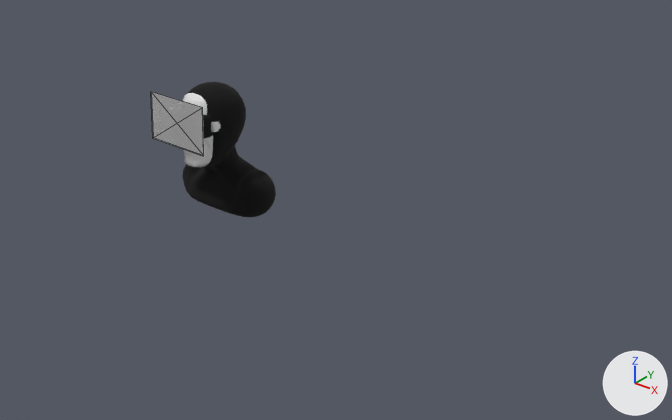
The glTF model docs/panzerfahrn.glb as it was, and as the next commit left it.
Both versions are drawn from a camera (50 mm lens) standing at (11.83, -9.59, 8.29) and looking at (3.52, 0.8, 1.85). Lighting does not change. The marker at lower right points along +X, +Y and +Z. Mesh edges are drawn as thin lines on the coarser meshes. Where no turn or scale is listed for an object, it has been applied to the vertices.

Names of what the first picture shows: 'face', 'mask', 'mirror'.
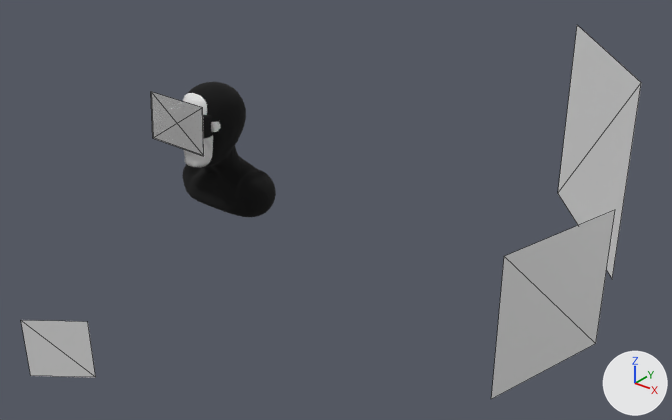
Where the change shows, as pixel boxes (x1, y1, x2, y2) in the pictures (672 x 420 px):
'panzerfahrn_2', added
    after: (491, 210, 615, 399)
'panzerfahrn_1', added
    after: (558, 25, 641, 278)
'panzerfahrn_3', added
    after: (21, 320, 95, 377)

What changed in the scene script:
```text
Add me_plane:
    me_plane.from_pydata([(0.306, 0.224, -0.38), (-0.306, -0.224, -0.38), (0.306, 0.224, 0.38), (-0.306, -0.224, 0.38)], [], [(0, 1, 3), (0, 3, 2)])
Add me_plane_002:
    me_plane_002.from_pydata([(0.24, 0.97, -1.0), (-0.24, -0.97, -1.0), (0.24, 0.97, 1.0), (-0.24, -0.97, 1.0)], [], [(0, 1, 3), (0, 3, 2)])
Add me_plane_003:
    me_plane_003.from_pydata([(-1.15, 1.3, -1.73), (1.15, -1.3, -1.73), (-1.15, 1.3, 1.73), (1.15, -1.3, 1.73)], [], [(0, 1, 3), (0, 3, 2)])
Add ob_panzerfahrn_3:
    ob_panzerfahrn_3 = bpy.data.objects.new('panzerfahrn_3', me_plane)
    ob_panzerfahrn_3.location = (3.84, -4.64, 2.25)
Add ob_panzerfahrn_2:
    ob_panzerfahrn_2 = bpy.data.objects.new('panzerfahrn_2', me_plane_002)
    ob_panzerfahrn_2.location = (7.74, -0.16, 2.2)
Add ob_panzerfahrn_1:
    ob_panzerfahrn_1 = bpy.data.objects.new('panzerfahrn_1', me_plane_003)
    ob_panzerfahrn_1.location = (5.76, 5.34, 2.08)
```
